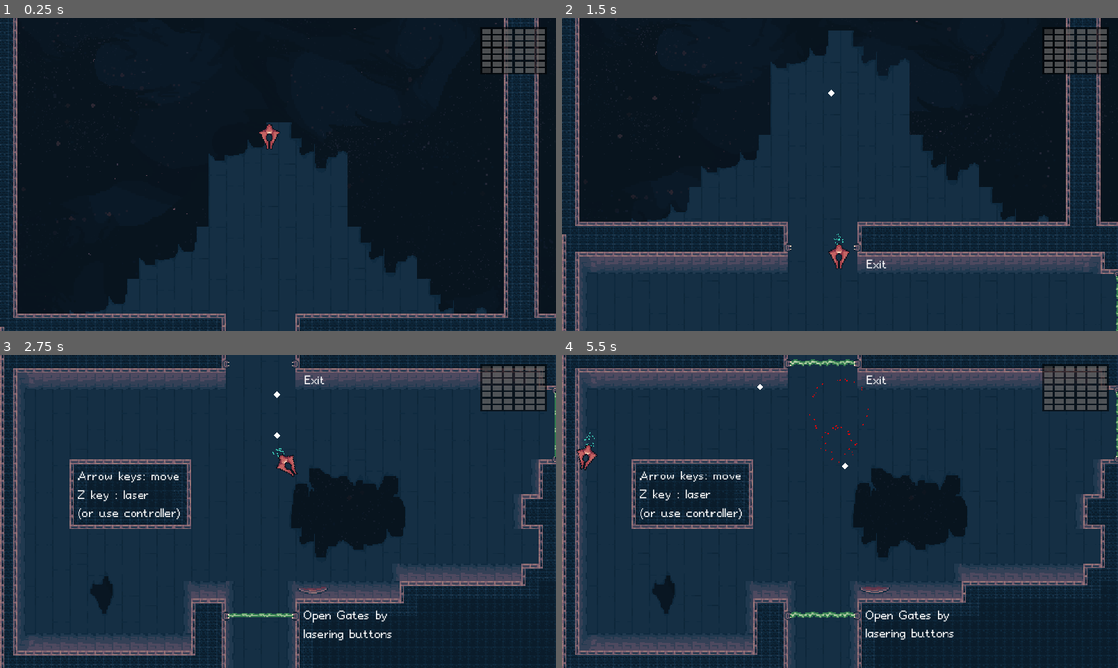
Above: before the commit, frames 1-4 (two rows, left to right).
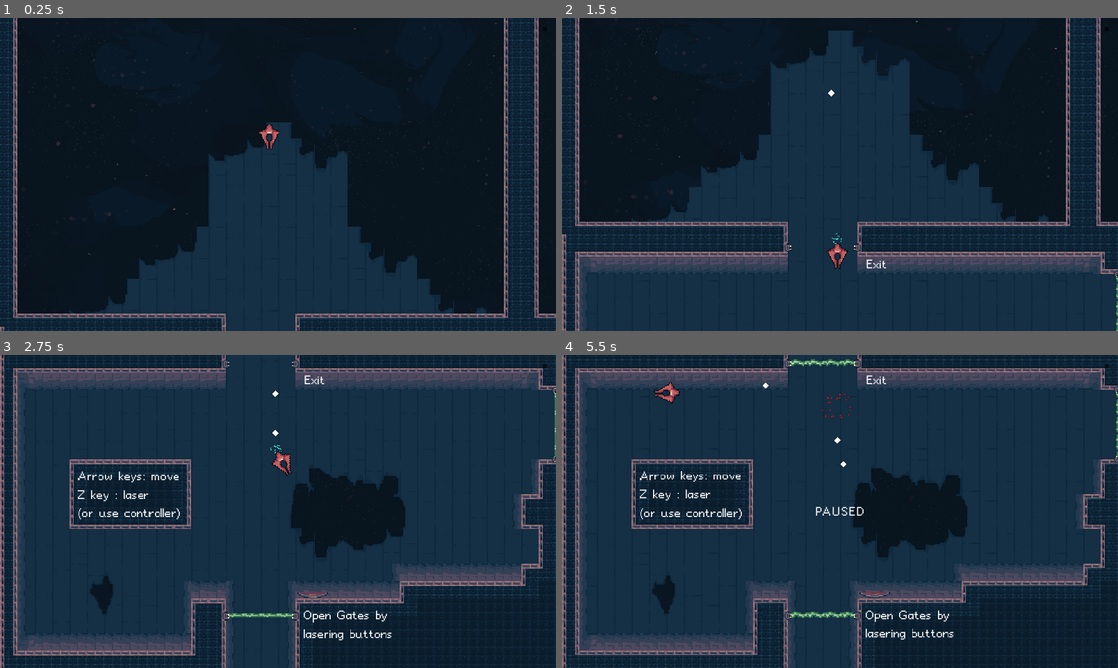
Above: after the commit, the same moments.

Repository: boukew99/godot_wild_jam_34
Game: Godot game, scene res://physics/2d/game.tscn
The game is run twice, just before and just after one commit, with the same random seed, the same clock (stepped at 60 frames per second) and the same inputs. This scene is started directly instead of the project's main scene.
Inputs:
- Up to frame 1 (0.25 s): no input
- Up to frame 2 (1.5 s): tap Enter (ui_accept) at 0.5, 0.77 s; hold Right (right, bound only before the commit) 0.53-1.28 s; hold X (bomb) 0.53-1.28 s; tap C (nitro) at 0.8, 1.35 s; hold Down (down, bound only before the commit) from 1.28 s (still down)
- Up to frame 3 (2.75 s): tap Enter (ui_accept) at 1.52 s; tap X (bomb) at 1.55 s; release Down (down, bound only before the commit) at 2.03 s; hold Right (right, bound only before the commit) from 2.03 s (still down); hold X (bomb) from 2.03 s (still down); tap C (nitro) at 2.3 s
- Up to frame 4 (5.5 s): release Right (right, bound only before the commit) at 2.78 s; release X (bomb) at 2.78 s; hold Up (up, bound only before the commit) 2.78-3.53 s; tap Z (laser) at 2.85 s; tap Enter (ui_accept) at 3.02, 3.77, 4.52 s; tap X (bomb) at 3.05, 4.35 s; hold C (nitro) 3.53-4.28 s; hold Left (left, bound only before the commit) 3.53-5.03 s; tap V (mini_map, bound only after the commit) at 4.15 s; tap Escape (pause, bound only after the commit) at 4.9 s; hold Down (down, bound only before the commit) from 5.03 s (still down); hold C (nitro) from 5.03 s (still down)

The runs differ from the first frame. In frame 1, 1.4% of the frame differs, in the area x 86-98%, y 2-18%; in frame 2, 1.6%; in frame 3, 2.1%; in frame 4, 2.4%, in the area x 2-99%, y 2-91%.

Commit message:
aiming + pasue

Diff:
--- a/godot_wild_jam_34/physics/2d/game.gd
+++ b/godot_wild_jam_34/physics/2d/game.gd
@@ -8,6 +8,12 @@
 	minimap = get_node(minimap)
 	rooms = get_node(rooms)
 
+func _unhandled_input(event):
+	if event.is_action_pressed("mini_map"):
+		minimap.show()
+		print(minimap.visible)
+	if event.is_action_released("mini_map"):
+		minimap.hide()
 
 func _on_GridCamera2D_position_changed(block_postion):
 	minimap.get_child(index).modulate = Color.white
--- a/godot_wild_jam_34/physics/2d/game.tscn
+++ b/godot_wild_jam_34/physics/2d/game.tscn
@@ -239,7 +239,7 @@
 tile_set = ExtResource( 4 )
 cell_size = Vector2( 16, 16 )
 format = 1
-tile_data = PoolIntArray( -1376256, 2, 6, -1376227, 2, 6, -1 …(41183 unchanged characters)… 84, 2, 196609, 4128885, 2, 65538, 4128913, 9, 0, 4128915, 2, 65542, 4128943, 2, 65536, 4128944, 2, 65537, 4128945, 2, 65537, 4128946, 2, 65537, 4128947, 2, 65537, 4128948, 2, 65537, 4128949, 2, 196608, 4128950, 2, 131073, 4128951, 2, 131073, 4128952, 2, 131073, 4128953, 2, 131073, 4128954, 2, 196609, 4128955, 2, 65537, 4128956, 2, 65537, 4128957, 2, 65537, 4128958, 2, 65537, 4128959, 2, 65538, 4194304, 2, 65542, 4194399, 2, 65536, 4194400, 2, 65538, 4194420, 2, 131072, 4194421, 2, 131074, 4194449, 9, 0, 4194451, 2, 65542, 4194479, 2, 6 …(56426 unchanged characters)…
+tile_data = PoolIntArray( -1376256, 2, 6, -1376227, 2, 6, -1 …(41183 unchanged characters)… 84, 2, 196609, 4128885, 2, 65538, 4128914, 9, 0, 4128915, 2, 65542, 4128943, 2, 65536, 4128944, 2, 65537, 4128945, 2, 65537, 4128946, 2, 65537, 4128947, 2, 65537, 4128948, 2, 65537, 4128949, 2, 196608, 4128950, 2, 131073, 4128951, 2, 131073, 4128952, 2, 131073, 4128953, 2, 131073, 4128954, 2, 196609, 4128955, 2, 65537, 4128956, 2, 65537, 4128957, 2, 65537, 4128958, 2, 65537, 4128959, 2, 65538, 4194304, 2, 65542, 4194399, 2, 65536, 4194400, 2, 65538, 4194420, 2, 131072, 4194421, 2, 131074, 4194450, 9, 0, 4194451, 2, 65542, 4194479, 2, 6 …(56426 unchanged characters)…
 __meta__ = {
 "_edit_lock_": true
 }
@@ -355,90 +355,85 @@
 position = Vector2( 2744, 824 )
 
 [node name="LaserTarget" parent="Space" instance=ExtResource( 8 )]
-position = Vector2( 288, 216 )
+position = Vector2( 288, 220 )
+rotation = -1.57079
 active_time = 3.0
 
 [node name="LaserTarget2" parent="Space" instance=ExtResource( 8 )]
-position = Vector2( 488, 352 )
-rotation = -1.57079
+position = Vector2( 496, 352 )
+rotation = -3.14159
 active_time = 4.0
 
 [node name="LaserTarget3" parent="Space" instance=ExtResource( 8 )]
 position = Vector2( 24, 520 )
+active_time = 0.0
+
+[node name="LaserTarget4" parent="Space" instance=ExtResource( 8 )]
+position = Vector2( 532, 520 )
+active_time = 7.0
+
+[node name="LaserTarget5" parent="Space" instance=ExtResource( 8 )]
+position = Vector2( 2068, 256 )
+active_time = 0.0
+
+[node name="LaserTarget6" parent="Space" instance=ExtResource( 8 )]
+position = Vector2( 2101, 664 )
+active_time = 0.0
+
+[node name="LaserTarget7" parent="Space" instance=ExtResource( 8 )]
+position = Vector2( 2476, 800 )
+rotation = 3.14159
+active_time = 14.0
+
+[node name="LaserTarget8" parent="Space" instance=ExtResource( 8 )]
+position = Vector2( 1644, 704 )
+rotation = -3.14159
+
+[node name="LaserTarget9" parent="Space" instance=ExtResource( 8 )]
+position = Vector2( 2348, 1024 )
+rotation = -3.14159
+active_time = 6.0
+
+[node name="LaserTarget10" parent="Space" instance=ExtResource( 8 )]
+position = Vector2( 3008, 1172 )
+rotation = -4.71239
+active_time = 1.0
+
+[node name="LaserTarget11" parent="Space" instance=ExtResource( 8 )]
+position = Vector2( 3040, 1172 )
+rotation = -4.71239
+active_time = 4.0
+
+[node name="LaserTarget12" parent="Space" instance=ExtResource( 8 )]
+position = Vector2( 2880, 1172 )
+rotation = -4.71239
+active_time = 0.2
+
+[node name="LaserTarget13" parent="Space" instance=ExtResource( 8 )]
+position = Vector2( 2848, 1172 )
+rotation = -4.71239
+
+[node name="LaserTarget14" parent="Space" instance=ExtResource( 8 )]
+position = Vector2( 2580, 1592 )
+active_time = 0.0
+
+[node name="LaserTarget15" parent="Space" instance=ExtResource( 8 )]
+position = Vector2( 2556, 1296 )
+rotation = -3.14159
+active_time = 0.0
+
+[node name="LaserTarget16" parent="Space" instance=ExtResource( 8 )]
+position = Vector2( 2800, 1524 )
 rotation = 1.5708
 active_time = 0.0
 
-[node name="LaserTarget4" parent="Space" instance=ExtResource( 8 )]
-position = Vector2( 536, 520 )
-rotation = 1.5708
-active_time = 7.0
-
-[node name="LaserTarget5" parent="Space" instance=ExtResource( 8 )]
-position = Vector2( 2072, 256 )
-rotation = 1.5708
-active_time = 0.0
-
-[node name="LaserTarget6" parent="Space" instance=ExtResource( 8 )]
-position = Vector2( 2101, 664 )
-rotation = 1.5708
-active_time = 0.0
-
-[node name="LaserTarget7" parent="Space" instance=ExtResource( 8 )]
-position = Vector2( 2472, 800 )
-rotation = -1.57079
-active_time = 14.0
-
-[node name="LaserTarget8" parent="Space" instance=ExtResource( 8 )]
-position = Vector2( 1646, 704 )
-rotation = -1.57079
-
-[node name="LaserTarget9" parent="Space" instance=ExtResource( 8 )]
-position = Vector2( 2344, 1024 )
-rotation = -1.57079
-active_time = 6.0
-
-[node name="LaserTarget10" parent="Space" instance=ExtResource( 8 )]
-position = Vector2( 3008, 1176 )
-rotation = -3.14159
-active_time = 1.0
-
-[node name="LaserTarget11" parent="Space" instance=ExtResource( 8 )]
-position = Vector2( 3040, 1176 )
-rotation = -3.14159
-active_time = 4.0
-
-[node name="LaserTarget12" parent="Space" instance=ExtResource( 8 )]
-position = Vector2( 2880, 1176 )
-rotation = -3.14159
-active_time = 0.2
-
-[node name="LaserTarget13" parent="Space" instance=ExtResource( 8 )]
-position = Vector2( 2848, 1176 )
-rotation = -3.14159
-
-[node name="LaserTarget14" parent="Space" instance=ExtResource( 8 )]
-position = Vector2( 2584, 1592 )
-rotation = 1.57079
-active_time = 0.0
-
-[node name="LaserTarget15" parent="Space" instance=ExtResource( 8 )]
-position = Vector2( 2552, 1296 )
-rotation = -1.57079
-active_time = 0.0
-
-[node name="LaserTarget16" parent="Space" instance=ExtResource( 8 )]
-position = Vector2( 2800, 1528 )
-rotation = 3.14159
-active_time = 0.0
-
 [node name="LaserTarget17" parent="Space" instance=ExtResource( 8 )]
-position = Vector2( 2248, 1152 )
-rotation = 1.57079
+position = Vector2( 2244, 1152 )
 active_time = 20.0
 
 [node name="LaserTarget18" parent="Space" instance=ExtResource( 8 )]
 position = Vector2( 532, 112 )
-rotation = 1.5708
+rotation = 0.000125606
 active_time = 0.0
 
 [node name="Door" parent="Space" instance=ExtResource( 12 )]
@@ -610,27 +605,28 @@
 margin_left = 8.0
 margin_top = 8.0
 margin_right = 504.0
-margin_bottom = 52.0
+margin_bottom = 12.0
 size_flags_vertical = 0
 __meta__ = {
 "_edit_use_anchors_": false
 }
 
 [node name="Spacer" type="Control" parent="HUD/MarginContainer/HBoxContainer"]
-margin_right = 430.0
-margin_bottom = 44.0
+margin_right = 488.0
+margin_bottom = 4.0
 size_flags_horizontal = 3
 
 [node name="PanelContainer2" type="PanelContainer" parent="HUD/MarginContainer/HBoxContainer"]
-margin_left = 434.0
+margin_left = 492.0
 margin_right = 496.0
-margin_bottom = 44.0
+margin_bottom = 4.0
 custom_styles/panel = ExtResource( 9 )
 __meta__ = {
 "_edit_use_anchors_": false
 }
 
 [node name="MiniMap" type="GridContainer" parent="HUD/MarginContainer/HBoxContainer/PanelContainer2"]
+visible = false
 modulate = Color( 1, 1, 1, 0.588235 )
 margin_left = 2.0
 margin_top = 2.0
@@ -1322,12 +1318,12 @@
 [connection signal="on_toggle" from="Space/LaserTarget12" to="Space/Door9" method="on_toggle"]
 [connection signal="on_toggle" from="Space/LaserTarget13" to="Space/Door9" method="on_toggle"]
 [connection signal="on_toggle" from="Space/LaserTarget14" to="Space/Door13" method="on_toggle"]
-[connection signal="on_toggle" from="Space/LaserTarget15" to="Space/Door12" method="on_toggle"]
 [connection signal="on_toggle" from="Space/LaserTarget15" to="Space/Door11" method="on_toggle"]
 [connection signal="on_toggle" from="Space/LaserTarget15" to="Space/Door10" method="on_toggle"]
+[connection signal="on_toggle" from="Space/LaserTarget15" to="Space/Door12" method="on_toggle"]
 [connection signal="on_toggle" from="Space/LaserTarget16" to="Space/Highway" method="on_toggle"]
 [connection signal="on_toggle" from="Space/LaserTarget16" to="Space/Door14" method="on_toggle"]
+[connection signal="on_toggle" from="Space/LaserTarget17" to="Space/Door8" method="on_toggle"]
+[connection signal="on_toggle" from="Space/LaserTarget17" to="Space/Door7" method="on_toggle"]
 [connection signal="on_toggle" from="Space/LaserTarget17" to="Space/Door6" method="on_toggle"]
-[connection signal="on_toggle" from="Space/LaserTarget17" to="Space/Door7" method="on_toggle"]
-[connection signal="on_toggle" from="Space/LaserTarget17" to="Space/Door8" method="on_toggle"]
 [connection signal="on_toggle" from="Space/LaserTarget18" to="Space/Door15" method="on_toggle"]
--- a/godot_wild_jam_34/physics/2d/object/laser_target.tscn
+++ b/godot_wild_jam_34/physics/2d/object/laser_target.tscn
@@ -4,7 +4,7 @@
 [ext_resource path="res://visual/target_green.png" type="Texture" id=2]
 
 [sub_resource type="RectangleShape2D" id=1]
-extents = Vector2( 16, 8 )
+extents = Vector2( 4, 16 )
 
 [sub_resource type="Animation" id=2]
 resource_name = "Green"
@@ -53,10 +53,9 @@
 shape = SubResource( 1 )
 
 [node name="Sprite" type="Sprite" parent="."]
-rotation = -1.5708
 texture = ExtResource( 2 )
 hframes = 12
-frame = 8
+frame = 5
 
 [node name="AnimationPlayer" type="AnimationPlayer" parent="."]
 autoplay = "Red"
--- a/godot_wild_jam_34/physics/2d/object/nitro.gd
+++ b/godot_wild_jam_34/physics/2d/object/nitro.gd
@@ -1,15 +1,21 @@
 extends Position2D
 
-export var speed_boost := 100
+export var speed_boost := 4
 export var control_loss := -1 # TODO
 
 onready var cooldown_timer := $CooldownTimer
 onready var active_timer = $ActiveTimer
 onready var parent = get_parent() # better have Steering
 
+func _ready():
+	set_physics_process(false)
+
 func toggle(active):
 	$CPUParticles2D.emitting = active
-	parent.speed += speed_boost if active else -speed_boost
+	set_physics_process(active)
+
+func _physics_process(delta):
+	parent.velocity += global_transform.x * speed_boost
 
 func ignite():
 	if active_timer.is_stopped() and cooldown_timer.is_stopped():
--- a/godot_wild_jam_34/physics/2d/object/player_ship.gd
+++ b/godot_wild_jam_34/physics/2d/object/player_ship.gd
@@ -6,31 +6,36 @@
 onready var nitro = $Nitro
 
 func _physics_process(delta):
-	velocity = forward_steer(get_direction(), delta)
+	velocity = forward_steer(get_move_direction(), delta)
 
-	if velocity:
+	var aim_dir = get_aim_direction()
+
+	if aim_dir:
+		rotation = lerp_angle(rotation, aim_dir.angle(), rotation_accel * delta)
+	elif velocity:
 		rotation = lerp_angle(rotation, velocity.angle(), rotation_accel * delta) #for 180 case, turn off for aiming?
+
 	velocity = move_and_slide(velocity)
 
 func _unhandled_input(event):
 	if event.is_action_pressed("laser"):
 		laser.shoot()
 
-	elif event.is_action_pressed("bomb"):
+	if event.is_action_pressed("bomb"):
 		bomb.release(velocity)
 
-	elif event.is_action_pressed("nitro"):
+	if event.is_action_pressed("nitro"):
 		nitro.ignite()
 
 
-func get_direction():
+func get_move_direction():
 	return Vector2(
-		Input.get_action_strength("right") - Input.get_action_strength("left"),
-		Input.get_action_strength("down") - Input.get_action_strength("up")
+		Input.get_action_strength("move_right") - Input.get_action_strength("move_left"),
+		Input.get_action_strength("move_down") - Input.get_action_strength("move_up")
 	).clamped(1)
 
-
-
-func _on_TimedLaser_toggled(active):
-	if active: rotation_accel /= 4 # aiming friction
-	else: rotation_accel *= 4 # relase aiming_friction
+func get_aim_direction():
+	return Vector2(
+		Input.get_action_strength("aim_right") - Input.get_action_strength("aim_left"),
+		Input.get_action_strength("aim_down") - Input.get_action_strength("aim_up")
+	).clamped(1)
--- a/godot_wild_jam_34/physics/2d/object/player_ship.tscn
+++ b/godot_wild_jam_34/physics/2d/object/player_ship.tscn
@@ -1,10 +1,11 @@
-[gd_scene load_steps=7 format=2]
+[gd_scene load_steps=8 format=2]
 
 [ext_resource path="res://visual/spaceship_player.png" type="Texture" id=1]
 [ext_resource path="res://physics/2d/object/timed_laser.tscn" type="PackedScene" id=2]
 [ext_resource path="res://physics/2d/bomb_hatch.tscn" type="PackedScene" id=3]
 [ext_resource path="res://physics/2d/object/player_ship.gd" type="Script" id=4]
 [ext_resource path="res://physics/2d/object/nitro.tscn" type="PackedScene" id=5]
+[ext_resource path="res://physics/gui/pause.tscn" type="PackedScene" id=6]
 
 [sub_resource type="CircleShape2D" id=1]
 radius = 7.0
@@ -32,4 +33,6 @@
 [node name="BombHatch" parent="." instance=ExtResource( 3 )]
 position = Vector2( -6, 0 )
 
-[connection signal="toggled" from="TimedLaser" to="." method="_on_TimedLaser_toggled"]
+[node name="CanvasLayer" type="CanvasLayer" parent="."]
+
+[node name="Pause" parent="CanvasLayer" instance=ExtResource( 6 )]
--- /dev/null
+++ b/godot_wild_jam_34/physics/gui/pause.gd
@@ -0,0 +1,7 @@
+extends Label
+
+func _unhandled_input(event):
+
+	if event.is_action_pressed("pause"):
+		get_tree().paused = not get_tree().paused
+		visible = not visible
--- /dev/null
+++ b/godot_wild_jam_34/physics/gui/pause.tscn
@@ -0,0 +1,16 @@
+[gd_scene load_steps=2 format=2]
+
+[ext_resource path="res://physics/gui/pause.gd" type="Script" id=1]
+
+[node name="Pause" type="Label"]
+pause_mode = 2
+visible = false
+anchor_right = 1.0
+anchor_bottom = 1.0
+text = "PAUSED"
+align = 1
+valign = 1
+script = ExtResource( 1 )
+__meta__ = {
+"_edit_use_anchors_": false
+}
--- a/godot_wild_jam_34/project.godot
+++ b/godot_wild_jam_34/project.godot
@@ -70,25 +70,25 @@
 
 [input]
 
-left={
+move_left={
 "deadzone": 0.5,
 "events": [ Object(InputEventKey,"resource_local_to_scene":false,"resource_name":"","device":0,"alt":false,"shift":false,"control":false,"meta":false,"command":false,"pressed":false,"scancode":16777231,"unicode":0,"echo":false,"script":null)
 , Object(InputEventJoypadMotion,"resource_local_to_scene":false,"resource_name":"","device":0,"axis":0,"axis_value":-1.0,"script":null)
  ]
 }
-right={
+move_right={
 "deadzone": 0.5,
 "events": [ Object(InputEventKey,"resource_local_to_scene":false,"resource_name":"","device":0,"alt":false,"shift":false,"control":false,"meta":false,"command":false,"pressed":false,"scancode":16777233,"unicode":0,"echo":false,"script":null)
 , Object(InputEventJoypadMotion,"resource_local_to_scene":false,"resource_name":"","device":0,"axis":0,"axis_value":1.0,"script":null)
  ]
 }
-up={
+move_up={
 "deadzone": 0.5,
 "events": [ Object(InputEventKey,"resource_local_to_scene":false,"resource_name":"","device":0,"alt":false,"shift":false,"control":false,"meta":false,"command":false,"pressed":false,"scancode":16777232,"unicode":0,"echo":false,"script":null)
 , Object(InputEventJoypadMotion,"resource_local_to_scene":false,"resource_name":"","device":0,"axis":1,"axis_value":-1.0,"script":null)
  ]
 }
-down={
+move_down={
 "deadzone": 0.5,
 "events": [ Object(InputEventKey,"resource_local_to_scene":false,"resource_name":"","device":0,"alt":false,"shift":false,"control":false,"meta":false,"command":false,"pressed":false,"scancode":16777234,"unicode":0,"echo":false,"script":null)
 , Object(InputEventJoypadMotion,"resource_local_to_scene":false,"resource_name":"","device":0,"axis":1,"axis_value":1.0,"script":null)
@@ -103,7 +103,7 @@
 laser={
 "deadzone": 0.5,
 "events": [ Object(InputEventKey,"resource_local_to_scene":false,"resource_name":"","device":0,"alt":false,"shift":false,"control":false,"meta":false,"command":false,"pressed":false,"scancode":90,"unicode":0,"echo":false,"script":null)
-, Object(InputEventJoypadButton,"resource_local_to_scene":false,"resource_name":"","device":0,"button_index":0,"pressure":0.0,"pressed":false,"script":null)
+, Object(InputEventJoypadButton,"resource_local_to_scene":false,"resource_name":"","device":0,"button_index":7,"pressure":0.0,"pressed":false,"script":null)
  ]
 }
 bomb={
@@ -115,7 +115,39 @@
 nitro={
 "deadzone": 0.5,
 "events": [ Object(InputEventKey,"resource_local_to_scene":false,"resource_name":"","device":0,"alt":false,"shift":false,"control":false,"meta":false,"command":false,"pressed":false,"scancode":67,"unicode":0,"echo":false,"script":null)
-, Object(InputEventJoypadButton,"resource_local_to_scene":false,"resource_name":"","device":0,"button_index":1,"pressure":0.0,"pressed":false,"script":null)
+, Object(InputEventJoypadButton,"resource_local_to_scene":false,"resource_name":"","device":0,"button_index":0,"pressure":0.0,"pressed":false,"script":null)
+ ]
+}
+mini_map={
+"deadzone": 0.5,
+"events": [ Object(InputEventKey,"resource_local_to_scene":false,"resource_name":"","device":0,"alt":false,"shift":false,"control":false,"meta":false,"command":false,"pressed":false,"scancode":86,"unicode":0,"echo":false,"script":null)
+, Object(InputEventJoypadButton,"resource_local_to_scene":false,"resource_name":"","device":0,"button_index":3,"pressure":0.0,"pressed":false,"script":null)
+ ]
+}
+aim_left={
+"deadzone": 0.5,
+"events": [ Object(InputEventJoypadMotion,"resource_local_to_scene":false,"resource_name":"","device":0,"axis":2,"axis_value":-1.0,"script":null)
+ ]
+}
+aim_right={
+"deadzone": 0.5,
+"events": [ Object(InputEventJoypadMotion,"resource_local_to_scene":false,"resource_name":"","device":0,"axis":2,"axis_value":1.0,"script":null)
+ ]
+}
+aim_up={
+"deadzone": 0.5,
+"events": [ Object(InputEventJoypadMotion,"resource_local_to_scene":false,"resource_name":"","device":0,"axis":3,"axis_value":-1.0,"script":null)
+ ]
+}
+aim_down={
+"deadzone": 0.5,
+"events": [ Object(InputEventJoypadMotion,"resource_local_to_scene":false,"resource_name":"","device":0,"axis":3,"axis_value":1.0,"script":null)
+ ]
+}
+pause={
+"deadzone": 0.5,
+"events": [ Object(InputEventKey,"resource_local_to_scene":false,"resource_name":"","device":0,"alt":false,"shift":false,"control":false,"meta":false,"command":false,"pressed":false,"scancode":16777217,"unicode":0,"echo":false,"script":null)
+, Object(InputEventJoypadButton,"resource_local_to_scene":false,"resource_name":"","device":0,"button_index":11,"pressure":0.0,"pressed":false,"script":null)
  ]
 }
 
